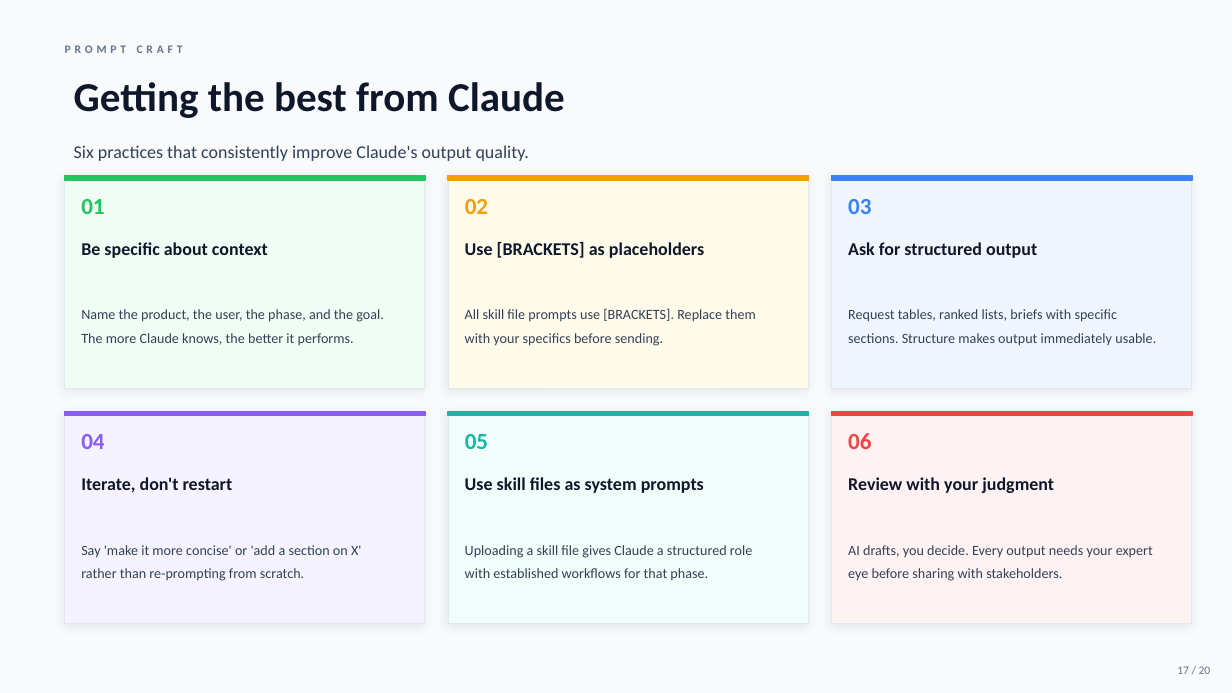
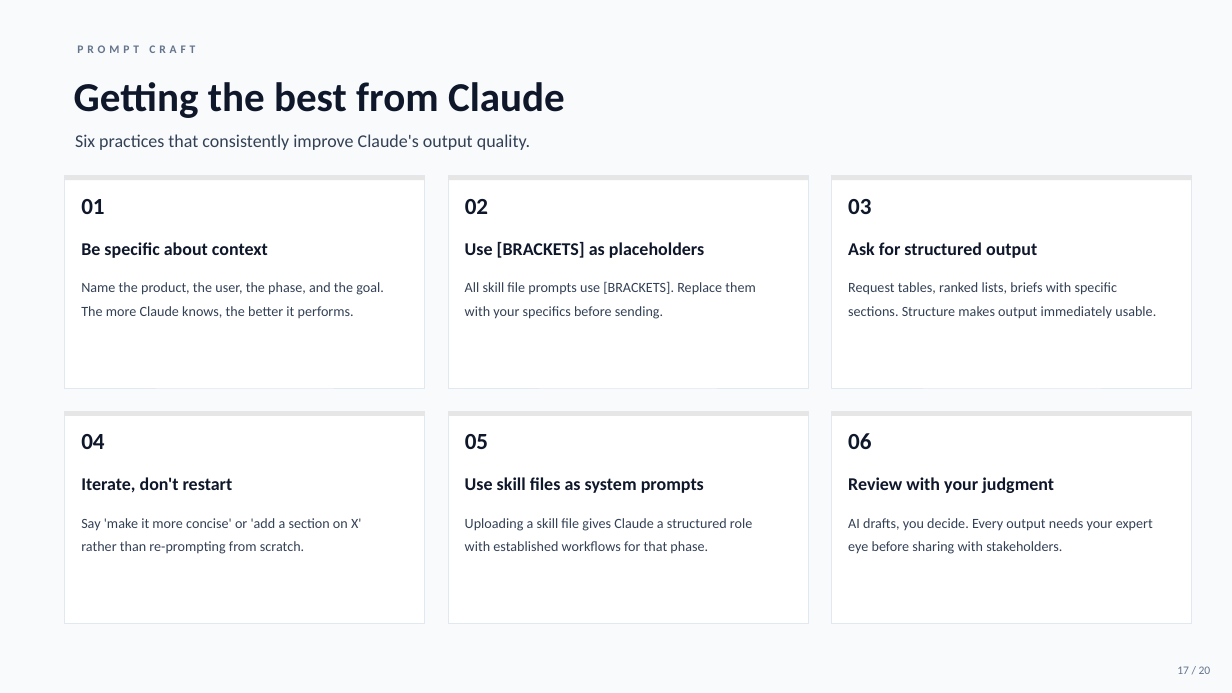
Before and after one commit to quinrobinson/agentic-product-design-framework, a slide deck: slide 17 of artifacts/onboarding-deck.pptx. Drawn at 1232x693 pixels with LibreOffice and Linux fonts; fonts in the diff are those of the drawing. Boxes give left, top, right and bottom in pixels: in the first picture for what was removed or moved away, otherwise in the second. Text is boxed around its words. In the diff, an @@ line names an element or a change of style, - is before the commit and + after.

```diff
--- a/artifacts/onboarding-deck.pptx
+++ b/artifacts/onboarding-deck.pptx
@@ text "PROMPT CRAFT": place and size @@
-text "PROMPT CRAFT" at (65, 45, 183, 53)
+text "PROMPT CRAFT" at (77, 45, 195, 53)
@@ text "Six practices that consistently improve ...": place and size @@
-text "Six practices that consistently improve ..." at (74, 145, 529, 161)
+text "Six practices that consistently improve ..." at (75, 134, 530, 150)
@@ rectangle at (65, 176, 425, 388): fill #F0FDF4 to #FFFFFF; shadow off @@
@@ rectangle at (65, 176, 425, 180): fill #22C55E to #E7E6E6; outline #22C55E 1 pt to none @@
@@ rectangle at (448, 176, 809, 388): fill #FFFBEB to #FFFFFF; shadow off @@
@@ rectangle at (448, 176, 809, 180): fill #F59E0B to #E7E6E6; outline #F59E0B 1 pt to none @@
@@ rectangle at (832, 176, 1192, 388): fill #EFF6FF to #FFFFFF; shadow off @@
@@ rectangle at (832, 176, 1192, 180): fill #3B82F6 to #E7E6E6; outline #3B82F6 1 pt to none @@
@@ text "01" at (81, 199, 104, 214): text colour #22C55E to #0F172A @@
@@ text "02" at (465, 199, 488, 214): text colour #F59E0B to #0F172A @@
@@ text "03" at (848, 199, 871, 214): text colour #3B82F6 to #0F172A @@
@@ rectangle at (65, 411, 425, 624): fill #F5F3FF to #FFFFFF; shadow off @@
@@ rectangle at (65, 411, 425, 416): fill #8B5CF6 to #E7E6E6; outline #8B5CF6 1 pt to none @@
@@ rectangle at (448, 411, 809, 624): fill #F0FDFA to #FFFFFF; shadow off @@
@@ rectangle at (448, 411, 809, 416): fill #14B8A6 to #E7E6E6; outline #14B8A6 1 pt to none @@
@@ rectangle at (832, 411, 1192, 624): fill #FEF2F2 to #FFFFFF; shadow off @@
@@ rectangle at (832, 411, 1192, 416): fill #EF4444 to #E7E6E6; outline #EF4444 1 pt to none @@
@@ text "04" at (81, 434, 104, 449): text colour #8B5CF6 to #0F172A @@
@@ text "05" at (465, 434, 488, 449): text colour #14B8A6 to #0F172A @@
@@ text "06" at (848, 433, 871, 449): text colour #EF4444 to #0F172A @@
@@ vertical alignment middle to top in 6 elements at (81, 282, 384, 318), (465, 281, 755, 319), (848, 282, 1156, 319), (81, 518, 361, 554), (465, 518, 752, 554), (848, 518, 1153, 554) @@
```
Also in this commit, not shown: 19 other slides changed.
